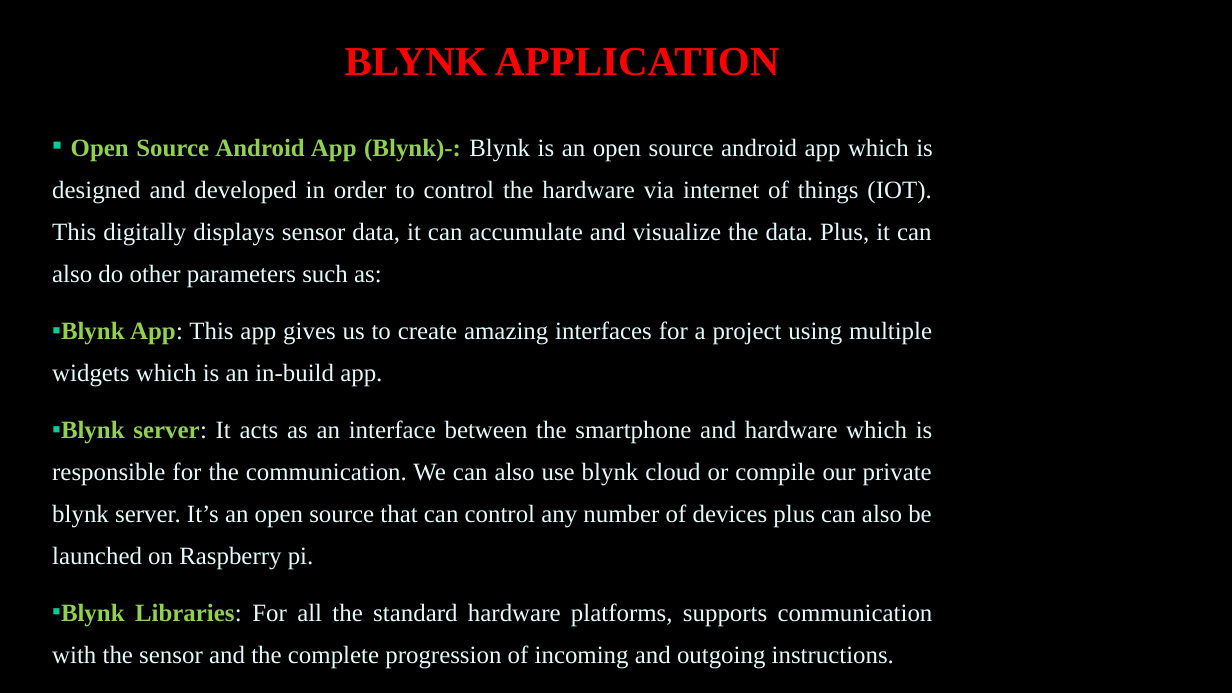
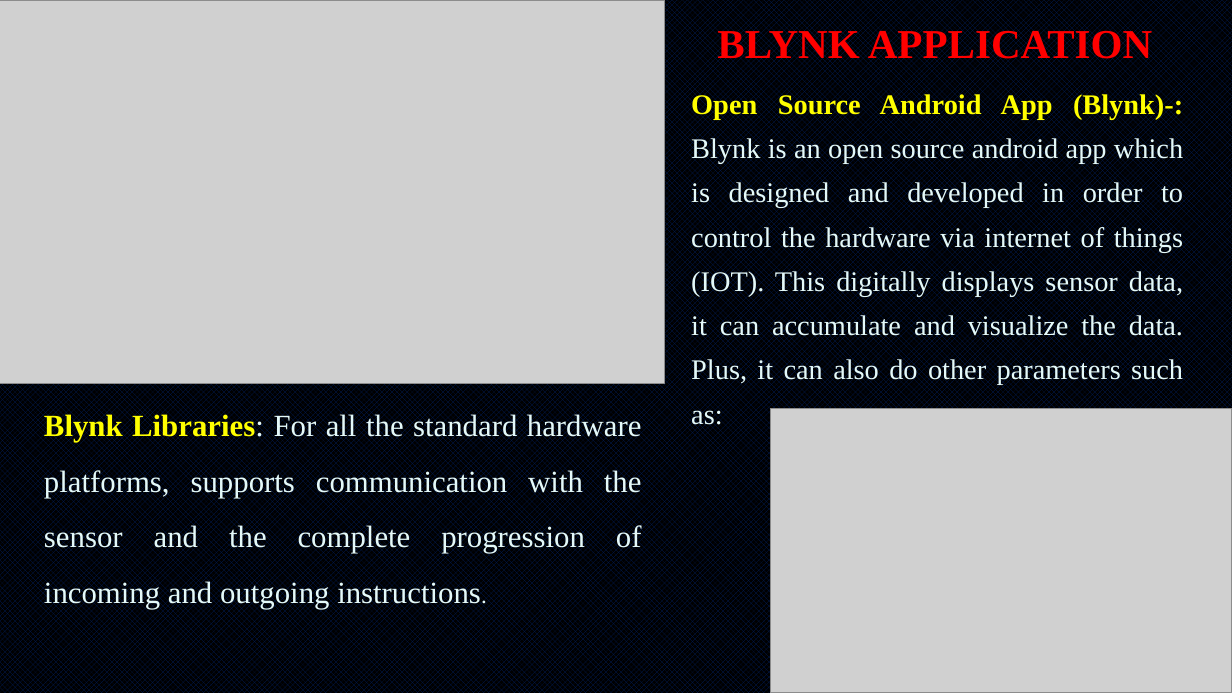
Before and after one commit to Lekshmisr95/body-sensor-network, a slide deck: slide 22 of Presentation Cover Option 1.pptx (slide 16 before the commit). Drawn at 1232x693 pixels with LibreOffice and Linux fonts; fonts in the diff are those of the drawing; grey boxes stand for pictures. Boxes give left, top, right and bottom in pixels: in the first picture for what was removed or moved away, otherwise in the second. Text is boxed around its words. In the diff, an @@ line names an element or a change of style, - is before the commit and + after.

```diff
--- a/Presentation Cover Option 1.pptx
+++ b/Presentation Cover Option 1.pptx
@@ background #000000 to pattern #002060 on #000000 @@
@@ picture added at (0, 0, 665, 384) @@
@@ title "BLYNK APPLICATION" rewrapped from (345, 47, 779, 76) to (717, 26, 1152, 66) @@
@@ subtitle "Open Source Android App (Blynk)-: ...": place and size @@
-subtitle "Open Source Android App (Blynk)-: ..." at (52, 138, 933, 669)
+subtitle "Open Source Android App (Blynk)-: ..." at (691, 92, 1183, 428)
@@ subtitle "Open Source Android App (Blynk)-: ..." at (691, 92, 1183, 428): size 19.4 to 22.1 pt; text colour #92D050 to #FFFF00 in "Open Source Android App (Blynk)-:"; bullet ▪ to none; line spacing 1.4 to 1.3 @@
@@ subtitle at (52, 321, 933, 669): paragraphs removed @@
-▪ Blynk App: This app gives us to create amazing interfaces for a project using multiple widgets which is an in-build app.
-▪ Blynk server: It acts as an interface between the smartphone and hardware which is responsible for the communication. We can also use blynk cloud or compile our private blynk server. It’s an open source that can control any number of devices plus can also be launched on Raspberry pi.
-▪ Blynk Libraries: For all the standard hardware platforms, supports communication with the sensor and the complete progression of incoming and outgoing instructions.
@@ text added at (44, 412, 642, 609), 24 pt, text #E4F9F9 @@
+Blynk Libraries: For all the standard hardware platforms, supports communication with the sensor and the complete progression of incoming and outgoing instructions.
@@ picture added at (771, 409, 1232, 693) @@
```
Also in this commit, not shown: 11 other slides changed, 12 slides added, 6 slides removed, 15 other files.
